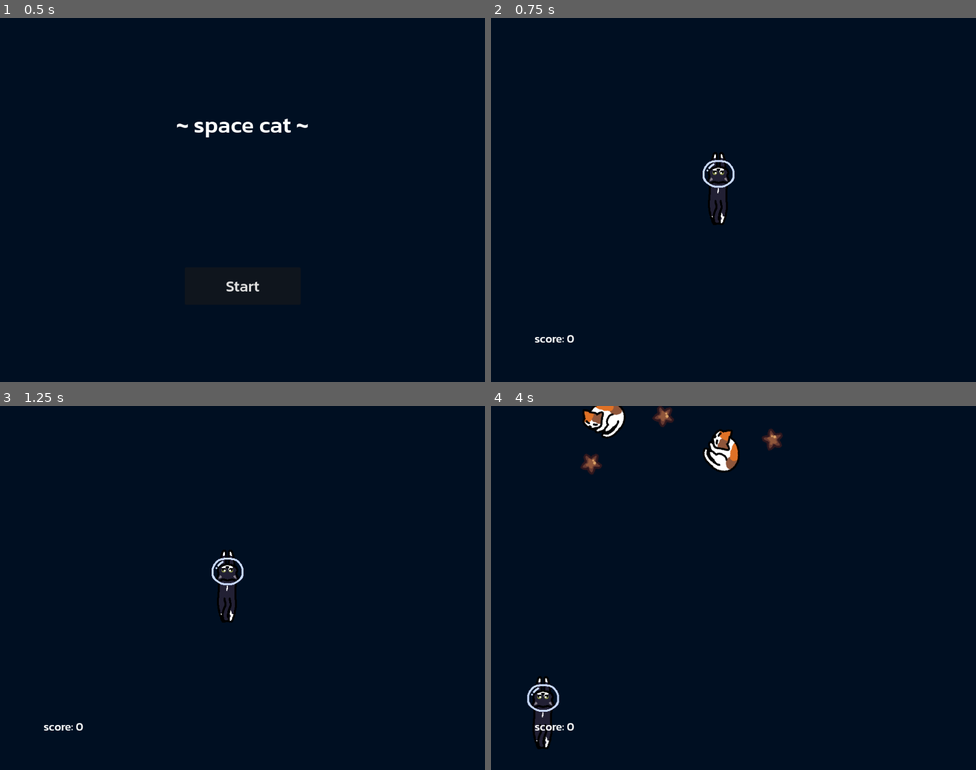
Above: before the commit, frames 1-4 (two rows, left to right).
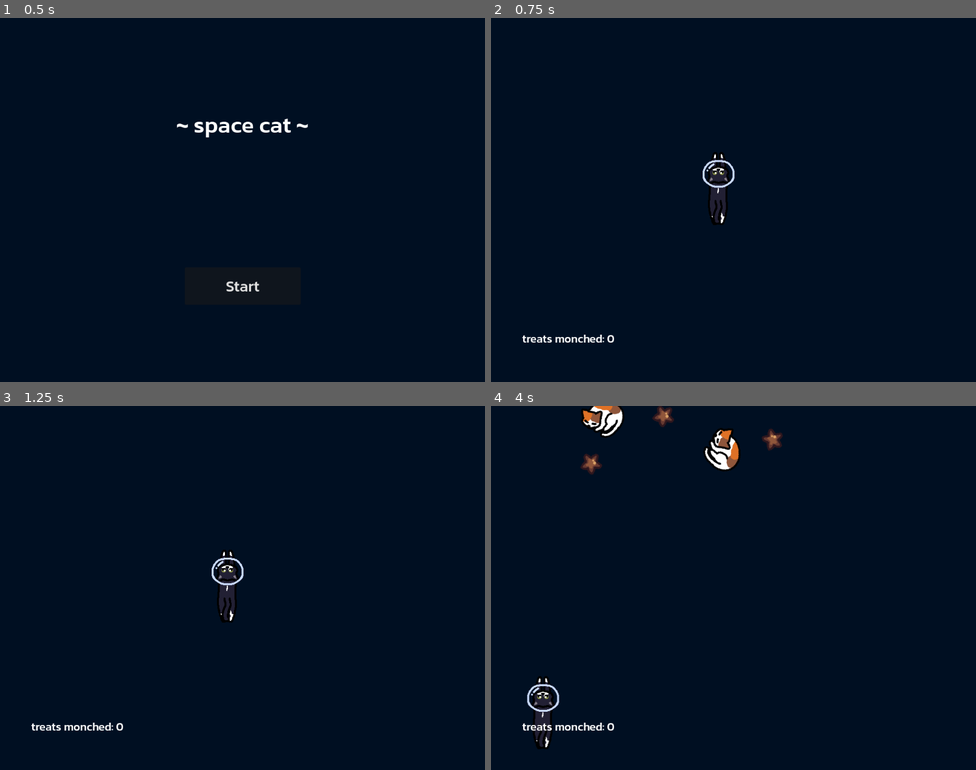
Above: after the commit, the same moments.

Repository: Kim-Lan/space-cat
Game: Godot game, scene res://main.tscn
The game is run twice, just before and just after one commit, with the same random seed, the same clock (stepped at 60 frames per second) and the same inputs. The engine's default icon, where the game draws it, is replaced by a stand-in: a white triangle on a blue panel in a dark square.
Inputs:
- Up to frame 1 (0.5 s): no input
- Up to frame 2 (0.75 s): click "Start" at 0.5 s
- Up to frame 3 (1.25 s): no input
- Up to frame 4 (4 s): hold Right (right) 1.28-2.03 s; hold Down (down) 2.03-2.78 s; hold Right (right) 2.78-3.53 s; hold Up (up) from 3.53 s (still down)

Frame 1 is identical in both runs. In frame 2, 0.2% of the frame differs, in the area x 6-26%, y 87-90%; in frame 3, 0.2%; in frame 4, 0.9%, in the area x 6-52%, y 0-90%.

Commit message:
add territory detection

Diff:
--- a/UI/in_game_hud.gd
+++ b/UI/in_game_hud.gd
@@ -1,6 +1,6 @@
 extends CanvasLayer
 
-const SCORE_LABEL = "score: "
+const SCORE_LABEL = "treats monched: "
 
 func update_score(score):
 	$ScoreLabel.text = SCORE_LABEL + str(score)
--- a/npc.gd
+++ b/npc.gd
@@ -3,11 +3,18 @@
 var velocity: Vector2
 
 func _ready():
+	$AnimatedSprite2D.set_animation("eepy")
 	pass
 
 func _physics_process(delta):
 	position += velocity * delta
 
+func _on_territory_area_entered(area):
+	$AnimatedSprite2D.set_animation("angy")
+
+func _on_territory_area_exited(area):
+	$AnimatedSprite2D.set_animation("eepy")
+
 # delete itself once offscreen
 func _on_visible_on_screen_notifier_2d_screen_exited():
 	queue_free()
--- a/npc.tscn
+++ b/npc.tscn
@@ -1,7 +1,27 @@
-[gd_scene load_steps=5 format=3 uid="uid://c1hb3s3wqw7ms"]
+[gd_scene load_steps=7 format=3 uid="uid://c1hb3s3wqw7ms"]
 
 [ext_resource type="Script" path="res://npc.gd" id="1_587je"]
-[ext_resource type="Texture2D" uid="uid://bd1g61ncobp24" path="res://assets/enemy/enemy_cat.png" id="2_jnvm4"]
+[ext_resource type="Texture2D" uid="uid://bq3b15s22teu4" path="res://icon.svg" id="2_ks621"]
+[ext_resource type="Texture2D" uid="uid://bd1g61ncobp24" path="res://assets/npc/npc_eepy.png" id="3_u7jjs"]
+
+[sub_resource type="SpriteFrames" id="SpriteFrames_fp7fr"]
+animations = [{
+"frames": [{
+"duration": 1.0,
+"texture": ExtResource("2_ks621")
+}],
+"loop": true,
+"name": &"angy",
+"speed": 5.0
+}, {
+"frames": [{
+"duration": 1.0,
+"texture": ExtResource("3_u7jjs")
+}],
+"loop": true,
+"name": &"eepy",
+"speed": 5.0
+}]
 
 [sub_resource type="CircleShape2D" id="CircleShape2D_j2gw1"]
 radius = 32.0
@@ -15,23 +35,29 @@
 script = ExtResource("1_587je")
 metadata/_edit_group_ = true
 
+[node name="AnimatedSprite2D" type="AnimatedSprite2D" parent="."]
+sprite_frames = SubResource("SpriteFrames_fp7fr")
+animation = &"eepy"
+
 [node name="Sprite2D" type="Sprite2D" parent="."]
+visible = false
 position = Vector2(3, 0)
-texture = ExtResource("2_jnvm4")
+texture = ExtResource("3_u7jjs")
 
 [node name="CollisionShape2D" type="CollisionShape2D" parent="."]
 shape = SubResource("CircleShape2D_j2gw1")
 
-[node name="Area2D" type="Area2D" parent="."]
-collision_layer = 0
-collision_mask = 0
+[node name="TerritoryArea" type="Area2D" parent="."]
+collision_layer = 4
+monitorable = false
 
-[node name="CollisionShape2D" type="CollisionShape2D" parent="Area2D"]
+[node name="CollisionShape2D" type="CollisionShape2D" parent="TerritoryArea"]
 shape = SubResource("CircleShape2D_gvhx0")
-disabled = true
 
 [node name="VisibleOnScreenNotifier2D" type="VisibleOnScreenNotifier2D" parent="."]
 position = Vector2(-0.499998, 4)
 scale = Vector2(4.95, 3.5)
 
+[connection signal="area_entered" from="TerritoryArea" to="." method="_on_territory_area_entered"]
+[connection signal="area_exited" from="TerritoryArea" to="." method="_on_territory_area_exited"]
 [connection signal="screen_exited" from="VisibleOnScreenNotifier2D" to="." method="_on_visible_on_screen_notifier_2d_screen_exited"]
--- a/player.gd
+++ b/player.gd
@@ -52,6 +52,3 @@
 	hide()
 	hit.emit()
 	$DamageArea.set_deferred("disabled", true)
-
-func _on_sprite_area_entered(area):
-	pass # Replace with function body.
Renamed: assets/enemy/enemy_cat.png -> assets/npc/npc_eepy.png
Not shown, changed: assets/npc/npc_eepy.png.import
